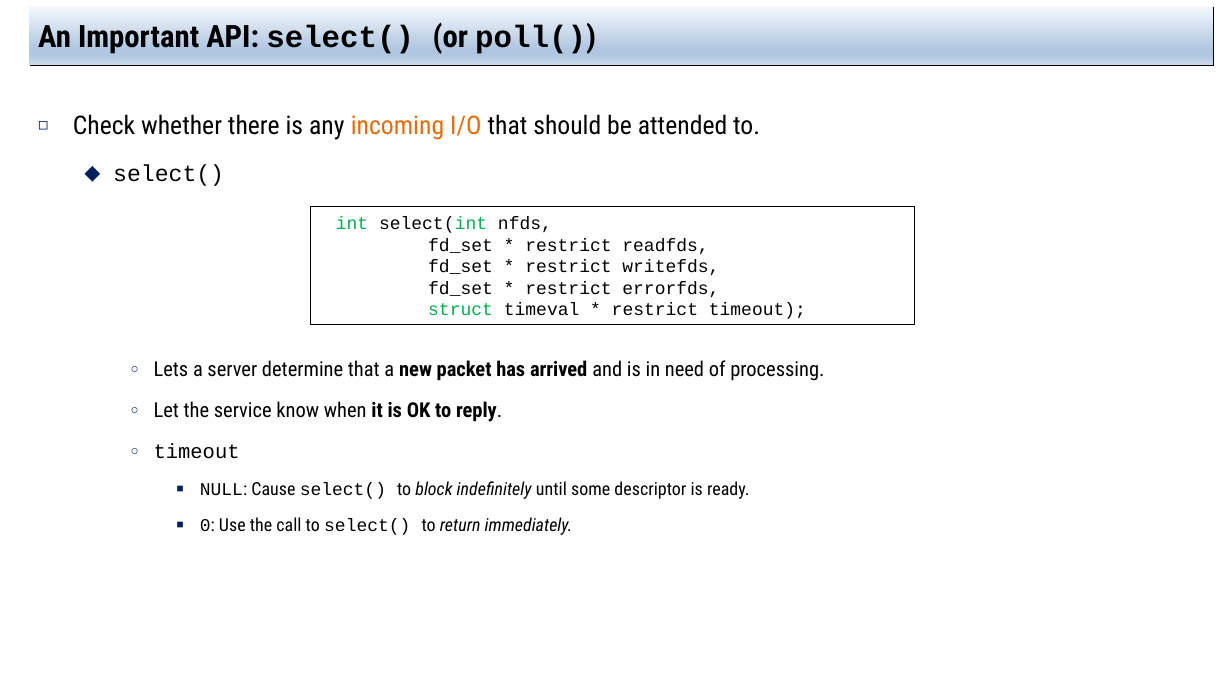
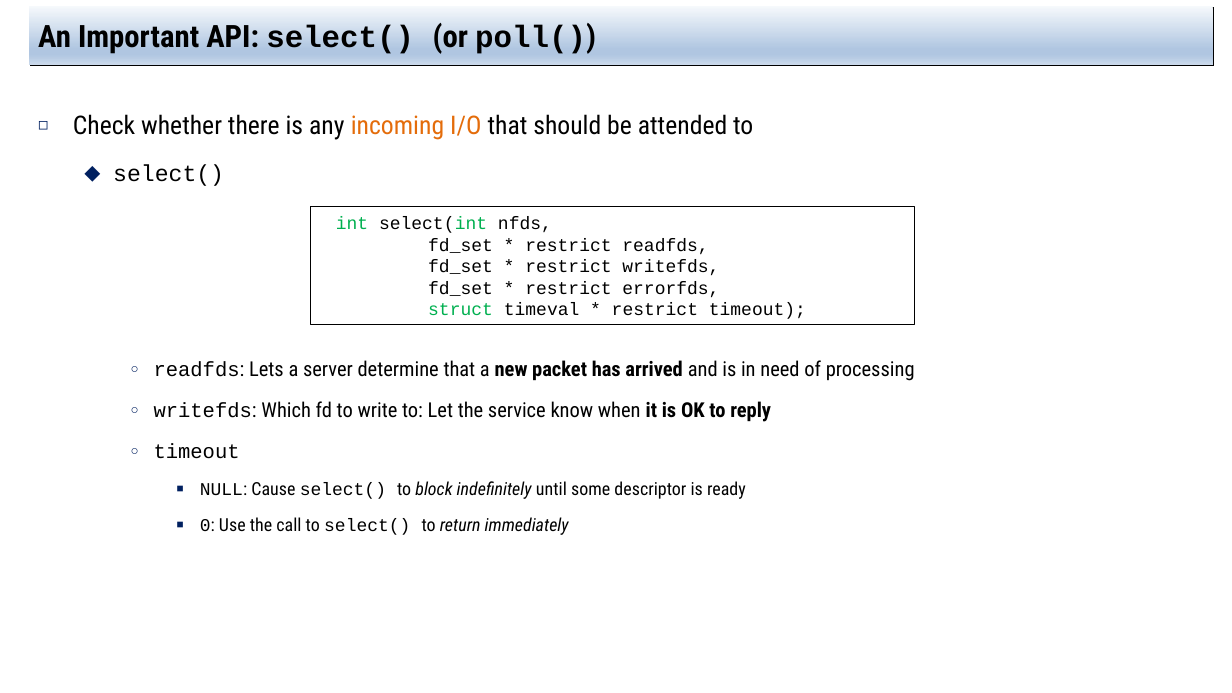
Before and after one commit to jachermocilla/extra-course-materials, a slide deck: slide 7 of cmsc125/ostep/slides/02.Concurrency/33.Event-based_Concurrency(Advanced).pptx. Drawn at 1232x693 pixels with LibreOffice and Linux fonts; fonts in the diff are those of the drawing. Boxes give left, top, right and bottom in pixels: in the first picture for what was removed or moved away, otherwise in the second. Text is boxed around its words. In the diff, an @@ line names an element or a change of style, - is before the commit and + after.

```diff
--- a/cmsc125/ostep/slides/02.Concurrency/33.Event-based_Concurrency(Advanced).pptx
+++ b/cmsc125/ostep/slides/02.Concurrency/33.Event-based_Concurrency(Advanced).pptx
@@ text at [73, 114, 753, 140]: text changed @@
-◻ Check whether there is any incoming I/O that should be attended to.
+◻ Check whether there is any incoming I/O that should be attended to
@@ text at [154, 360, 915, 422]: text changed @@
-    ○ Lets a server determine that a new packet has arrived and is in need of processing.
-    ○ Let the service know when it is OK to reply.
+    ○ readfds: Lets a server determine that a new packet has arrived and is in need of processing
+    ○ writefds: Which fd to write to: Let the service know when it is OK to reply
@@ text at [200, 481, 746, 535]: text changed @@
-      ■ NULL: Cause select() to block indefinitely until some descriptor is ready.
-      ■ 0: Use the call to select() to return immediately.
+      ■ NULL: Cause select() to block indefinitely until some descriptor is ready
+      ■ 0: Use the call to select() to return immediately
```
Also in this commit, not shown: 12 other slides changed, 2 other files.
